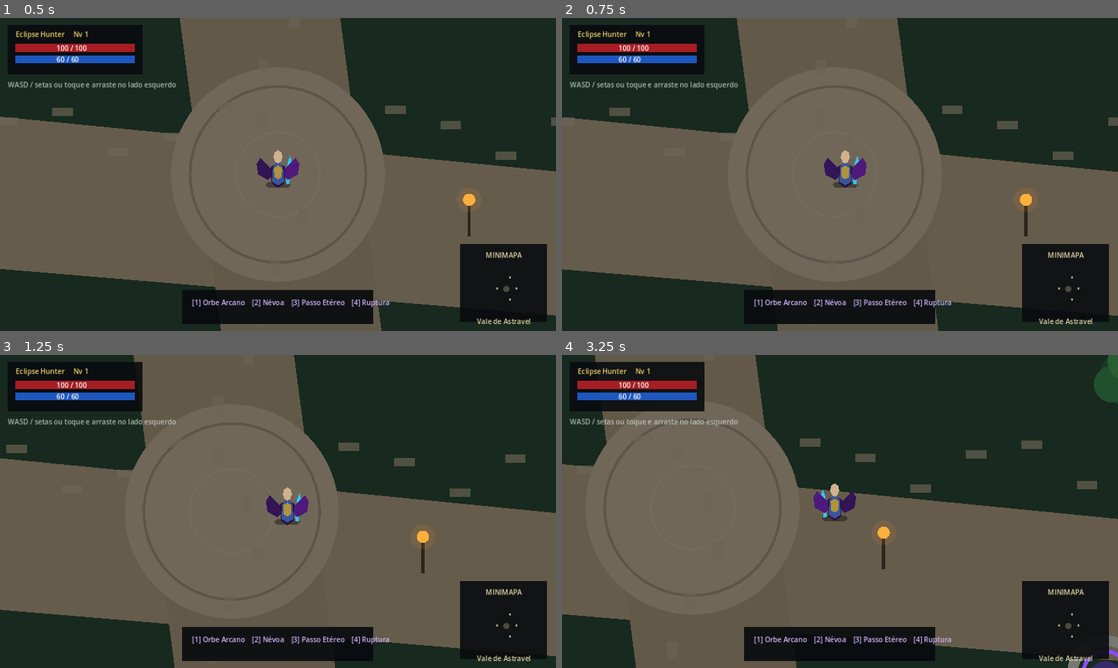
Above: before the commit, frames 1-4 (two rows, left to right).
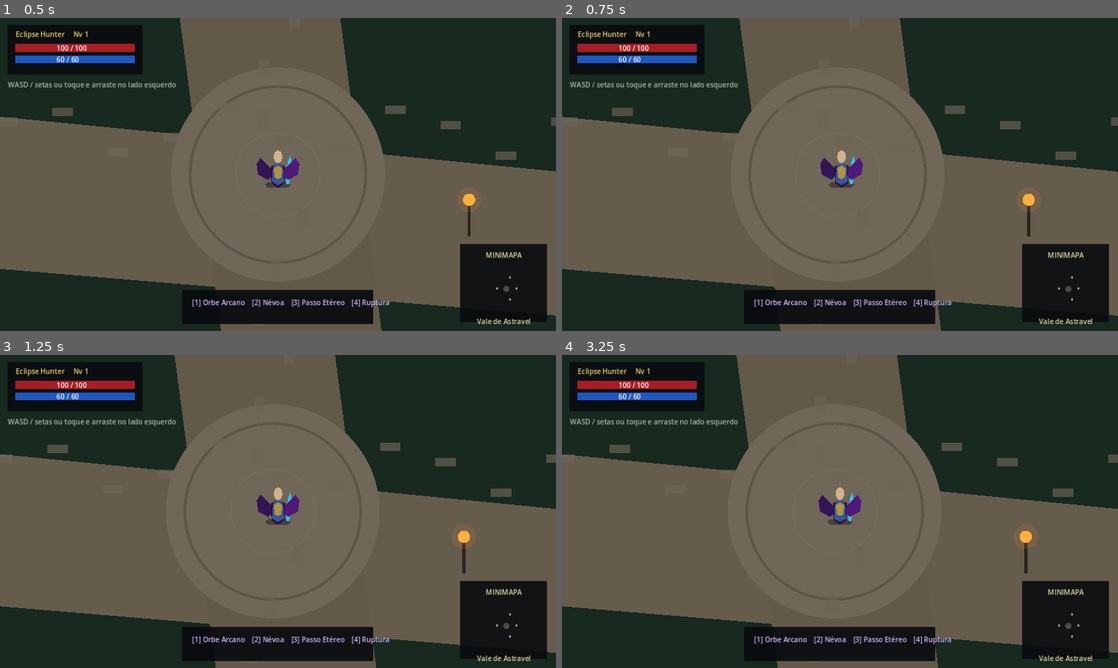
Above: after the commit, the same moments.

Repository: juniorjesusvideos-pixel/Eclipse-Realms-Godot
Game: Godot game, scene res://scenes/main.tscn
The game is run twice, just before and just after one commit, with the same random seed, the same clock (stepped at 60 frames per second) and the same inputs.
Inputs (mouse positions are in pixels of both pictures, inside the frame that each line leads up to):
- Up to frame 1 (0.5 s): no input
- Up to frame 2 (0.75 s): tap Enter at 0.5 s; move the mouse to (962, 158) at 0.52 s; hold D (move_right) from 0.53 s (still down); tap Space (attack) at 0.6 s; click (962, 158) at 0.67 s
- Up to frame 3 (1.25 s): keep holding D (move_right); tap K (test_death) at 0.8 s
- Up to frame 4 (3.25 s): release D (move_right) at 1.25 s; drag from (728, 527) to (812, 574) at 1.27 s; move the mouse to (895, 442) at 2.02 s; hold D (move_right) 2.03-2.75 s; tap H (test_hit) at 2.1 s; tap Space (attack) at 2.3 s; drag from (812, 574) to (673, 464) at 2.77 s

Frame 1 is identical in both runs. In frame 2, 1.2% of the frame differs, in the area x 0-100%, y 0-100%; in frame 3, 9.5%; in frame 4, 25%.

Commit message:
Add player animation state machine

Diff:
--- a/scripts/player.gd
+++ b/scripts/player.gd
@@ -5,12 +5,21 @@
 @export var acceleration: float = 1500.0
 @export var deceleration: float = 1900.0
 @export var input_smoothing: float = 9.0
+@export var attack_duration: float = 0.45
+@export var skill_1_duration: float = 0.75
+@export var skill_2_duration: float = 0.85
+@export var skill_3_duration: float = 0.8
+@export var hit_duration: float = 0.35
 
 var touch_id: int = -1
 var touch_origin := Vector2.ZERO
 var touch_direction := Vector2.ZERO
 var smoothed_direction := Vector2.ZERO
 var motion_time := 0.0
+var action_time_left := 0.0
+var current_state: StringName = &"idle"
+var facing: StringName = &"front"
+var is_dead := false
 
 @onready var visual: Node2D = $Visual
 
@@ -33,6 +42,11 @@
             touch_direction = Vector2.ZERO
 
 func _physics_process(delta: float) -> void:
+    _handle_action_input()
+
+    if action_time_left > 0.0:
+        action_time_left = max(action_time_left - delta, 0.0)
+
     var keyboard_direction := Input.get_vector("move_left", "move_right", "move_up", "move_down")
     var raw_direction: Vector2 = keyboard_direction
 
@@ -42,7 +56,10 @@
     if raw_direction.length() > 1.0:
         raw_direction = raw_direction.normalized()
 
-    smoothed_direction = smoothed_direction.lerp(raw_direction, 1.0 - exp(-input_smoothing * delta))
+    if not is_dead and action_time_left <= 0.0:
+        smoothed_direction = smoothed_direction.lerp(raw_direction, 1.0 - exp(-input_smoothing * delta))
+    else:
+        smoothed_direction = smoothed_direction.lerp(Vector2.ZERO, 1.0 - exp(-input_smoothing * delta))
 
     if raw_direction == Vector2.ZERO and smoothed_direction.length() < 0.01:
         smoothed_direction = Vector2.ZERO
@@ -54,22 +71,75 @@
 
     var rate := acceleration if raw_direction != Vector2.ZERO else deceleration
     velocity = velocity.move_toward(target_velocity, rate * delta)
-
     move_and_slide()
 
-    # Animação visual leve, sem sacudir o corpo durante a caminhada.
+    if not is_dead and action_time_left <= 0.0:
+        _update_facing(raw_direction)
+        current_state = &"walk" if velocity.length() > 12.0 else &"idle"
+
+    _update_placeholder_visual(delta)
+
+    global_position.x = clamp(global_position.x, -2080.0, 1420.0)
+    global_position.y = clamp(global_position.y, -1280.0, 1280.0)
+
+func _handle_action_input() -> void:
+    if is_dead:
+        return
+
+    if Input.is_action_just_pressed("test_death"):
+        is_dead = true
+        current_state = &"death"
+        action_time_left = 0.0
+        velocity = Vector2.ZERO
+        return
+
+    if action_time_left > 0.0:
+        return
+
+    if Input.is_action_just_pressed("attack"):
+        _start_action(&"attack", attack_duration)
+    elif Input.is_action_just_pressed("skill_1"):
+        _start_action(&"skill_1", skill_1_duration)
+    elif Input.is_action_just_pressed("skill_2"):
+        _start_action(&"skill_2", skill_2_duration)
+    elif Input.is_action_just_pressed("skill_3"):
+        _start_action(&"skill_3", skill_3_duration)
+    elif Input.is_action_just_pressed("test_hit"):
+        _start_action(&"hit", hit_duration)
+
+func _start_action(state: StringName, duration: float) -> void:
+    current_state = state
+    action_time_left = duration
+    velocity = Vector2.ZERO
+
+func _update_facing(direction: Vector2) -> void:
+    if direction.length() < 0.1:
+        return
+
+    if abs(direction.x) > abs(direction.y) * 1.35:
+        facing = &"right" if direction.x > 0.0 else &"left"
+    elif abs(direction.y) > abs(direction.x) * 1.35:
+        facing = &"front" if direction.y > 0.0 else &"back"
+    elif direction.x > 0.0:
+        facing = &"diag_right"
+    else:
+        facing = &"diag_left"
+
+func _update_placeholder_visual(delta: float) -> void:
     var movement_ratio := clamp(velocity.length() / speed, 0.0, 1.0)
-    if movement_ratio > 0.05:
+
+    if current_state == &"walk":
         motion_time += delta * (7.0 + movement_ratio * 2.0)
         visual.position.y = sin(motion_time) * 1.2 * movement_ratio
-        if abs(velocity.x) > 10.0:
-            visual.scale.x = 1.0 if velocity.x > 0.0 else -1.0
-    else:
+    elif current_state == &"idle":
         motion_time += delta * 2.0
         visual.position.y = sin(motion_time) * 0.45
+    else:
+        visual.position.y = lerp(visual.position.y, 0.0, min(delta * 12.0, 1.0))
+
+    if facing == &"right" or facing == &"diag_right":
+        visual.scale.x = 1.0
+    elif facing == &"left" or facing == &"diag_left":
+        visual.scale.x = -1.0
 
     visual.rotation = 0.0
-
-    # Mantém o jogador dentro da área jogável desta primeira versão.
-    global_position.x = clamp(global_position.x, -2080.0, 1420.0)
-    global_position.y = clamp(global_position.y, -1280.0, 1280.0)
